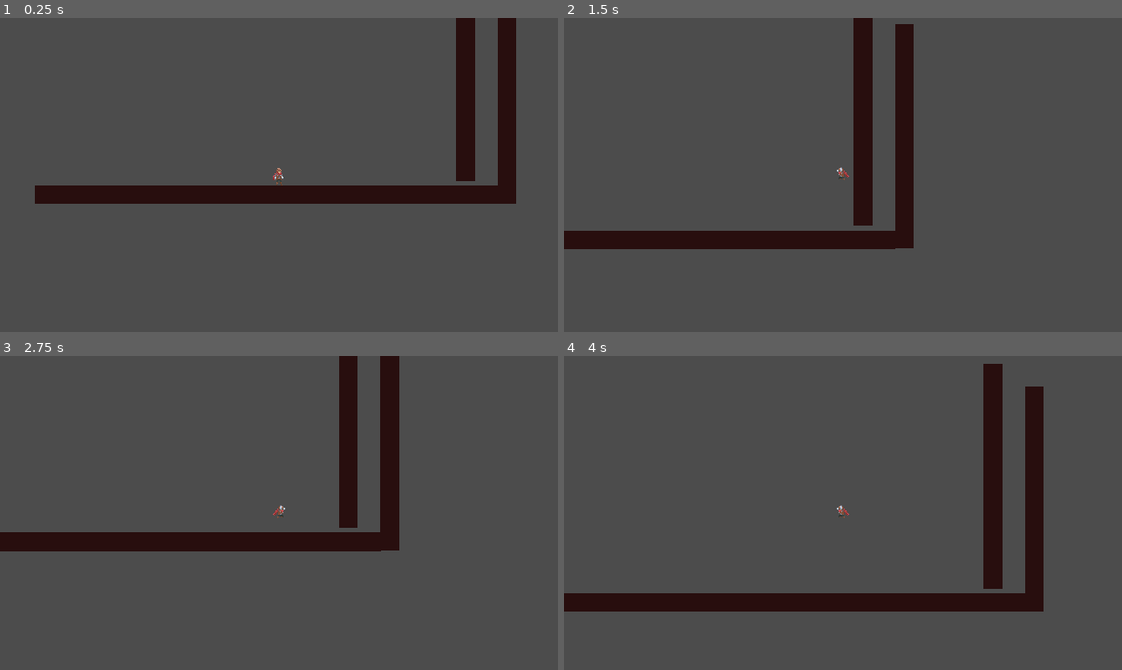
Above: before the commit, frames 1-4 (two rows, left to right).
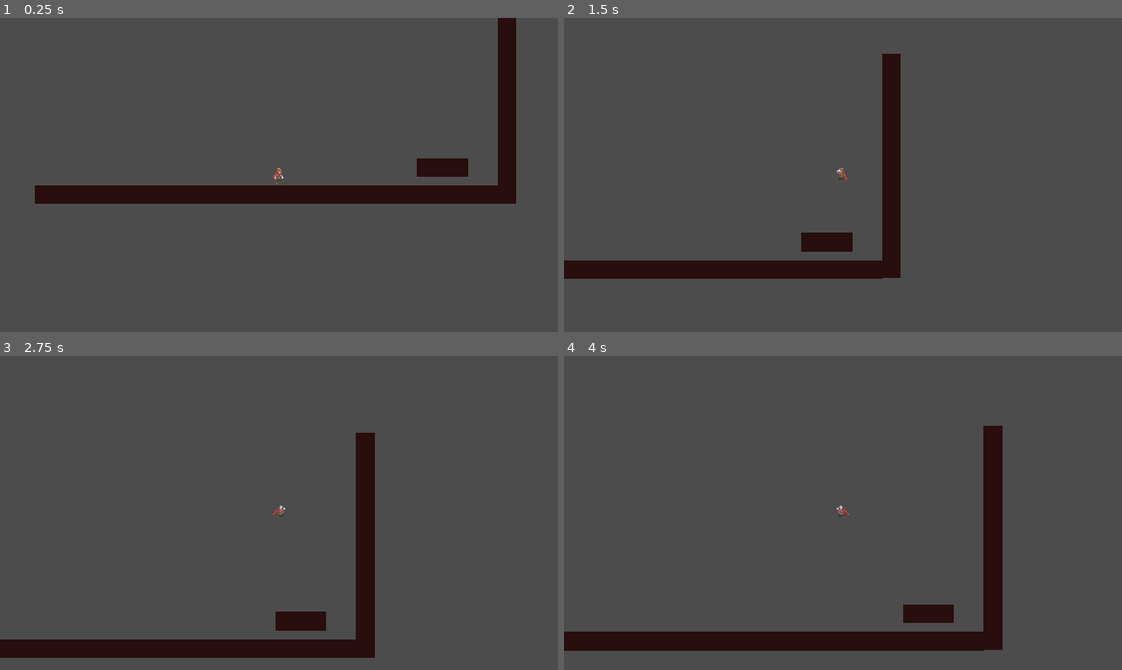
Above: after the commit, the same moments.

Repository: spogo1312/Soul-eater-dev
Game: Godot game, scene res://main.tscn
Two runs of this game, one before a commit and one after it. Both use one fixed random seed, a clock stepped at 60 frames per second and the inputs below.
Inputs:
- Up to frame 1 (0.25 s): no input
- Up to frame 2 (1.5 s): tap Enter at 0.5 s; hold Right (ui_right) 0.53-1.28 s; hold Ctrl (slide) 0.53-1.28 s; tap Space (jump) at 0.77, 0.8, 1.07, 1.35 s; hold Left (ui_left) from 1.28 s (still down)
- Up to frame 3 (2.75 s): tap Space (jump) at 1.52, 1.82, 2.3 s; tap Ctrl (slide) at 1.55 s; release Left (ui_left) at 2.03 s; hold Right (ui_right) from 2.03 s (still down); hold Ctrl (slide) from 2.03 s (still down)
- Up to frame 4 (4 s): release Ctrl (slide) at 2.78 s; tap Ctrl (slide) at 2.85 s; tap Space (jump) at 3.02, 3.32 s; release Right (ui_right) at 3.53 s; hold Left (ui_left) from 3.53 s (still down); hold Space (jump) from 3.53 s (still down)

The runs differ from the first frame. In frame 1, 2.1% of the frame differs, in the area x 74-86%, y 0-52%; in frame 2, 12%; in frame 3, 14%, in the area x 0-72%, y 0-97%; in frame 4, 13%.

Commit message:
Crawlingf BUG fix
asd

Diff:
--- a/SOULEATER/Objects/Player.tscn
+++ b/SOULEATER/Objects/Player.tscn
@@ -78,8 +78,7 @@
 [node name="AnimatedSprite" type="AnimatedSprite" parent="."]
 position = Vector2( 0, 18 )
 frames = SubResource( 1 )
-animation = "IDLE"
-frame = 2
+animation = "SLIDE"
 playing = true
 offset = Vector2( 0, -18 )
 
@@ -101,6 +100,12 @@
 cast_to = Vector2( 8, 0 )
 collision_mask = 4
 
+[node name="ray_stand" type="RayCast2D" parent="raycast_container"]
+position = Vector2( -5, -21 )
+enabled = true
+cast_to = Vector2( 8, 0 )
+collision_mask = 4
+
 [node name="right_ray" type="RayCast2D" parent="raycast_container"]
 position = Vector2( 11, -20 )
 enabled = true
--- a/SOULEATER/Scripts/Player.gd
+++ b/SOULEATER/Scripts/Player.gd
@@ -32,6 +32,7 @@
 var coyote_time : bool = false #check if we can jump JUST after we leave platform 0.2 seconds after just left platform can jump normally
 var can_double_jump : bool = false
 var can_wall_jump : bool = false
+var can_not_stand : bool = false
 
 var motion = Vector2.ZERO
 var UP : Vector2 = Vector2(0,-1)
@@ -41,6 +42,7 @@
 onready var ground_ray = $raycast_container/ray_ground
 onready var right_ray = $raycast_container/right_ray
 onready var left_ray = $raycast_container/left_ray
+onready var stand_ray = $raycast_container/ray_stand
 
 onready var stand_shape = $stand_shape
 onready var slide_shape = $slide_shape
@@ -85,6 +87,17 @@
 		can_double_jump = true
 		motion.y = 0
 		vSpeed = 0
+		can_wall_jump = true
+	#get info about coliding on the top so player can stgand
+	can_not_stand = stand_ray.is_colliding()
+	if(can_not_stand):
+		is_jumping = false
+		can_double_jump = false
+		can_wall_jump = false
+	#check when we are able to stand again
+	if(!can_not_stand):
+		is_jumping = false
+		can_double_jump = true
 		can_wall_jump = true
 	#lock of wall sliding here
 	if(is_on_wall() and !touching_ground and vSpeed > 0):
@@ -126,6 +139,7 @@
 		#Do some animation logic on the jump
 		if(!is_double_jumping and vSpeed <0):
 			ani.play("JUMPUP")
+
 		elif(!is_double_jumping and vSpeed > 0):
 			ani.play("JUMPDOWN")
 		elif(is_double_jumping and ani.frame == 3):
@@ -163,37 +177,59 @@
 	if((Input.get_joy_axis(0,0) > 0.3 or Input.is_action_pressed("ui_right")) and !is_sliding):
 		if(hSpeed <-100):
 			hSpeed += (deacceleration * delta)
-			if(touching_ground):
-				ani.play("TURN")
+			if(touching_ground or can_not_stand):
+				if can_not_stand:
+					ani.play("SLIDE")
+				else:
+					ani.play("RUN")
 		elif(hSpeed < max_horizontal_speed):
 			hSpeed += (acceleration * delta)
 			ani.flip_h = false
-			if(touching_ground):
-				ani.play("RUN")
-		else:
-			if(touching_ground):
-				ani.play("RUN")
+			if(touching_ground or can_not_stand):
+				if can_not_stand:
+					ani.play("SLIDE")
+				else:
+					ani.play("RUN")
+			if(touching_ground or can_not_stand):
+				if can_not_stand:
+					ani.play("SLIDE")
+				else:
+					ani.play("RUN")
 	elif((Input.get_joy_axis(0,0) < -0.3 or Input.is_action_pressed("ui_left")) and !is_sliding):
 		if(hSpeed > 100):
 			hSpeed -= (deacceleration * delta)
-			if(touching_ground):
-				ani.play("TURN")
+			if(touching_ground or can_not_stand):
+
+				if can_not_stand:
+					ani.play("SLIDE")
+				else:
+					ani.play("RUN")
 		elif(hSpeed > -max_horizontal_speed):
 			hSpeed -= (acceleration * delta)
 			ani.flip_h = true
-			if(touching_ground):
-				ani.play("RUN")
+			if(touching_ground or can_not_stand):
+				if can_not_stand:
+					ani.play("SLIDE")
+				else:
+					ani.play("RUN")
 		else:
-			if(touching_ground):
-				ani.play("RUN")
+			if(touching_ground or can_not_stand):
+				if can_not_stand:
+					ani.play("SLIDE")
+				else:
+					ani.play("RUN")
 	else:
 		if(touching_ground):
-			if(!is_sliding):
-				ani.play("IDLE")
+			if(!is_sliding or can_not_stand):
+				if can_not_stand:
+					ani.play("SLIDE")
+				else:
+					ani.play("IDLE")
 			else:
 				if(abs(hSpeed) < 0.2):
 					ani.stop()
 					ani.frame = 1
+
 		hSpeed -= min(abs(hSpeed),current_friction * delta) * sign(hSpeed)
 	pass
 
@@ -224,9 +260,17 @@
 	if(is_sliding and slide_shape.disabled): # changing collision hitbox if hes sliding
 		stand_shape.disabled = true
 		slide_shape.disabled = false
+
 	elif(!is_sliding and stand_shape.disabled): # changing collision hitbox if stopped sliding
-		stand_shape.disabled = false
-		slide_shape.disabled = true
+		if(can_not_stand):
+			stand_shape.disabled = true
+			slide_shape.disabled = false
+
+
+		else:
+			stand_shape.disabled = false
+			slide_shape.disabled = true
+
 		# i have no idea what will happen if stop sliding and there is wall above you and you cannot stand up no idea how to handle it for now
 
 func check_sliding_logic():
@@ -249,3 +293,8 @@
 	else:
 		current_friction = friction
 		is_sliding = false
+	if(can_not_stand):
+		max_horizontal_speed = 50
+
+	else:
+		max_horizontal_speed = 400
--- a/SOULEATER/main.tscn
+++ b/SOULEATER/main.tscn
@@ -12,10 +12,15 @@
 position = Vector2( 475, 40 )
 scale = Vector2( 1, 12.08 )
 
-[node name="StaticBody2D3" parent="." instance=ExtResource( 1 )]
-position = Vector2( 404, 1 )
-scale = Vector2( 1, 12.08 )
-
 [node name="StaticBody2D" parent="." instance=ExtResource( 1 )]
 position = Vector2( 61, 218 )
 scale = Vector2( 24.92, 1 )
+
+[node name="StaticBody2D3" parent="." instance=ExtResource( 1 )]
+position = Vector2( 392, 171 )
+
+[node name="StaticBody2D4" parent="." instance=ExtResource( 1 )]
+position = Vector2( 336, 171 )
+
+[node name="StaticBody2D5" parent="." instance=ExtResource( 1 )]
+position = Vector2( 363, 171 )
